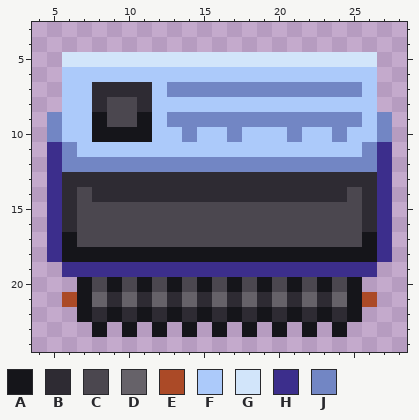
Pixel-art sprite, stored at Resources/Textures/Structures/Wallmounts/air_monitors.rsi/alarm_b1.png. The picture above was drawn from the file before the commit.
The file is 32x32 pixels. Shown: x 4..28, y 3..24.
Palette (. is transparent): A #15151a  B #2e2b33  C #4b474f  D #666269  E #ab4a27  F #accafa  G #d2e5fa  H #3c2e8c  J #7286c4
The same view after the edit:
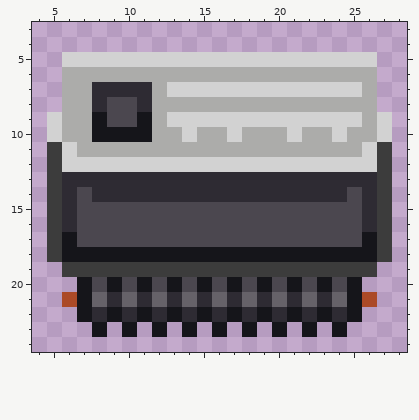
Commit: make air alarm less blue
Diff:
@@ palette @@
-F #accafa
+F #acacaa
-H #3c2e8c
+H #3c3c3c
-J #7286c4
+J #d2d2d2
@@ x 4..28 @@
  4 .........................
- 5 ..GGGGGGGGGGGGGGGGGGGGG..
+ 5 ..JJJJJJJJJJJJJJJJJJJJJ..
  6 ..FFFFFFFFFFFFFFFFFFFFF..
Where, in picture pixels (left, top, right, bottom), the same in both pictures:
changed: (47, 52, 392, 277)
